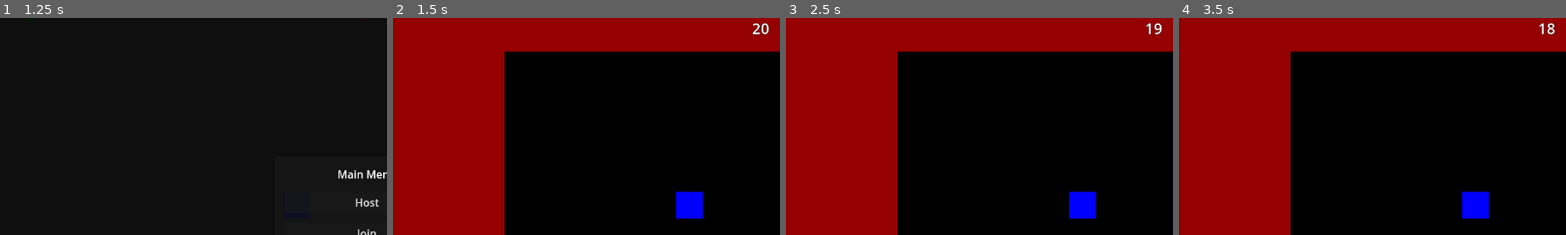
Above: before the commit, frames 1-4 (left to right).
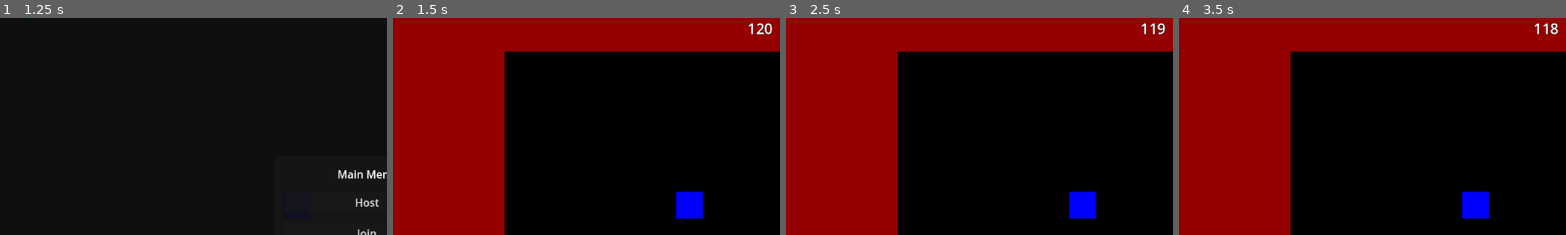
Above: after the commit, the same moments.

Repository: Pkepowicz/Infinite-Onslaught
Game: Godot game, scene res://assets/scenes/world.tscn
Two runs of this game, one before a commit and one after it. Both use one fixed random seed, a clock stepped at 60 frames per second and the inputs below. The engine's default icon, where the game draws it, is replaced by a stand-in: a white triangle on a blue panel in a dark square.
Inputs (mouse positions are % of the whole screen's width and height, from its top left):
- Up to frame 1 (1.25 s): click (50, 56) at 0.52 s; type "Alex" at 0.6 s; click (50, 64) at 0.75 s; type "12" at 0.83 s
- Up to frame 2 (1.5 s): click "Host" at 1.25 s
- Up to frame 3 (2.5 s): tap Enter at 2 s; move the mouse to (72, 45) at 2.02 s; hold Right (ui_right) from 2.03 s (still down); click (72, 45) at 2.1 s
- Up to frame 4 (3.5 s): move the mouse to (30, 55) at 2.77 s; release Right (ui_right) at 2.78 s; hold Down (ui_down) from 2.78 s (still down); right-click (30, 55) at 2.85 s
The pictures show only the part of the screen within x 3-53%, y 0-50%; the shares and areas given below are measured in that part.

Frame 1 is identical in both runs. In frame 2, 0.3% of the frame differs, in the area x 91-98%, y 2-8%; in frame 3, 0.3%; in frame 4, 0.3%.

Commit message:
spawning seems to be working correctly now

Diff:
--- a/assets/Levels/powerup_spawn_point.gd
+++ b/assets/Levels/powerup_spawn_point.gd
@@ -16,14 +16,15 @@
 
 
 
+func _on_timer_timeout():
+	rpc("spawn_powerup")
 
-func _on_timer_timeout() -> void:
+@rpc("call_local")
+func spawn_powerup():
 	# instanciate powerup here
 	print("timer ran out, trying to spawn pickup", name)
 	var powerup_to_spawn = possible_pickups[randi() % possible_pickups.size()].instantiate()
-	#powerup_to_spawn.global_position = global_position
 	add_child(powerup_to_spawn)
-	print(powerup_to_spawn.name, powerup_to_spawn.global_position, " ", global_position)
 
 
 func _on_area_2d_area_exited(area: Area2D) -> void:
--- a/assets/scenes/world.tscn
+++ b/assets/scenes/world.tscn
@@ -101,7 +101,7 @@
 
 [node name="world" type="Node2D"]
 script = ExtResource("1_e253m")
-game_length = 20
+game_length = 120
 game_break_lenght = 10
 player_respawn_time = 3
 
